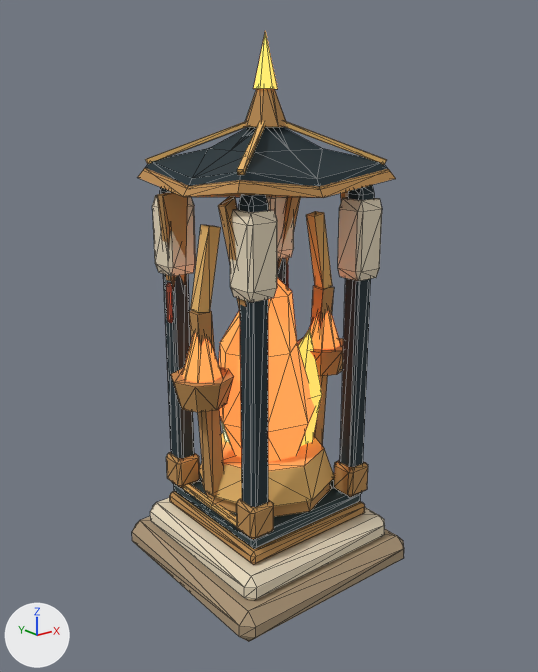
Renders of the FBX model Assets/_Game/Art/Models/ART3/Tower_FlameLanternL2.fbx from each side of a commit.
Both versions are drawn from a 50 mm lens placed at (-1.89, -2.39, 2.02), pointed at (0.0, -0.02, 1.08). Lighting does not change. The marker at lower left points along +X, +Y and +Z. The older version comes first. Mesh edges are drawn as thin lines. Where no turn or scale is listed for an object, it has been applied to the vertices. Vertices at exactly the same position are counted once.

Objects in the first picture: 'Tower_FlameLanternL2'.
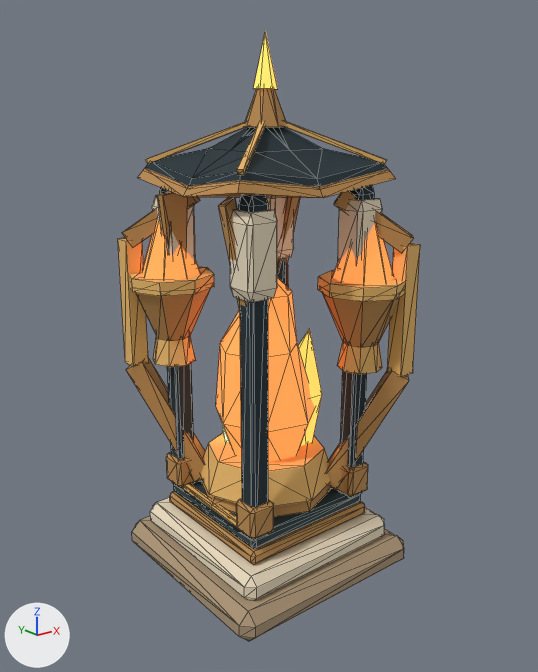
What differs and where, as boxes (x1, y1, x2, y2) in the pictures (538 x 672 px; the box of a moved part takes in the faces that stretch with it):
'Tower_FlameLanternL2', reshaped (11% wider)
    before: (132, 31, 404, 642)
    after: (118, 31, 420, 642)
part 1 of me_tower_flamelanternl2mesh_001, added (orange)
    after: (130, 266, 214, 296)
part 2 of me_tower_flamelanternl2mesh_001, added (brown)
    after: (387, 243, 420, 377)
part 3 of me_tower_flamelanternl2mesh_001, added (brown)
    after: (338, 343, 382, 374)
part 4 of me_tower_flamelanternl2mesh_001, added (brown)
    after: (323, 293, 400, 347)
part 5 of me_tower_flamelanternl2mesh_001, added (brown)
    after: (318, 270, 405, 302)
part 6 of me_tower_flamelanternl2mesh_001, added (orange)
    after: (333, 223, 394, 285)
part 7 of me_tower_flamelanternl2mesh_001, deleted (brown)
    before: (311, 286, 334, 446)
part 8 of me_tower_flamelanternl2mesh_001, deleted (brown)
    before: (306, 211, 332, 288)
part 9 of me_tower_flamelanternl2mesh_001, moved or reshaped
    before: (171, 225, 344, 496)
    after: (118, 191, 413, 490)
part 10 of me_tower_flamelanternl2mesh_001, recoloured
    before: (185, 319, 324, 383)
    after: (156, 340, 409, 472)

The edits, one by one:
me_tower_flamelanternl2mesh_001 is used by ob_tower_flamelanternl2; location (0.0, 0.0, 0.0).
me_tower_flamelanternl2mesh_001 had 820 vertices, 1444 faces and spanned x -0.47..0.47, y -0.47..0.47, z 0.0..2.29.
me_tower_flamelanternl2mesh_001 now has 900 vertices, 1580 faces and spans x -0.47..0.47, y -0.47..0.47, z 0.0..2.29.
me_tower_flamelanternl2mesh_001 part 1: a new loose piece, an 8-sided cylinder along z spanning x -0.47..-0.1, y 0.1..0.47, z 1.282..1.337, in mat_art1surface (picture img_art1palette_basecolor_128_png).
me_tower_flamelanternl2mesh_001 part 2: a new loose piece, a box spanning x 0.368..0.442, y -0.442..-0.367, z 0.93..1.48, in mat_art1surface (picture img_art1palette_basecolor_128_png).
me_tower_flamelanternl2mesh_001 part 3: a new loose piece, an 8-sided cut cone along z (radius 0.1 at the low end, 0.07 at the high end) spanning x 0.19..0.38, y -0.38..-0.19, z 0.95..1.09, in mat_art1surface (picture img_art1palette_basecolor_128_png).
me_tower_flamelanternl2mesh_001 part 4: a new loose piece, an 8-sided cut cone along z (radius 0.08 at the low end, 0.18 at the high end) spanning x 0.1..0.47, y -0.46..-0.1, z 1.06..1.3, in mat_art1surface (picture img_art1palette_basecolor_128_png).
me_tower_flamelanternl2mesh_001 part 5: a new loose piece, an 8-sided cylinder along z spanning x 0.1..0.47, y -0.47..-0.1, z 1.282..1.337, in mat_art1surface (picture img_art1palette_basecolor_128_png).
me_tower_flamelanternl2mesh_001 part 6: a new loose piece, an 8-sided cut cone along z (radius 0.14 at the low end, 0.01 at the high end) spanning x 0.15..0.42, y -0.42..-0.15, z 1.31..1.69, in mat_art1glow.
me_tower_flamelanternl2mesh_001 part 7: the loose piece of 8 vertices spanning x 0.25..0.36, y -0.03..0.03, z 0.43..1.24 is deleted.
me_tower_flamelanternl2mesh_001 part 8: the loose piece of 8 vertices spanning x 0.24..0.36, y -0.03..0.03, z 1.24..1.57 is deleted.
Part 9, on me_tower_flamelanternl2mesh_001:
48 vertices are removed from x -0.4..0.46, y -0.13..0.13, z 0.85..1.2.
115 faces are deleted.
32 vertices move from x -0.46..0.33, y -0.09..0.09, z 0.43..1.57 to x -0.46..0.4, y -0.46..0.46, z 0.38..1.48.
51 vertices are added at x -0.47..0.46, y -0.45..0.47, z 0.38..1.7.
5 new vertices lie (0.06, 0.06, 0.0) away from vertices in x -0.45..0.39, y -0.45..0.39, z 0.38..1.51.
95 new faces join them, mat_art1surface (picture img_art1palette_basecolor_128_png).
28 new faces join them, mat_art1glow.
me_tower_flamelanternl2mesh_001 part 10: 3 faces spanning x -0.38..0.4, y -0.46..0.41, z 0.42..1.3 switch from mat_art1glow to mat_art1surface (picture img_art1palette_basecolor_128_png).
